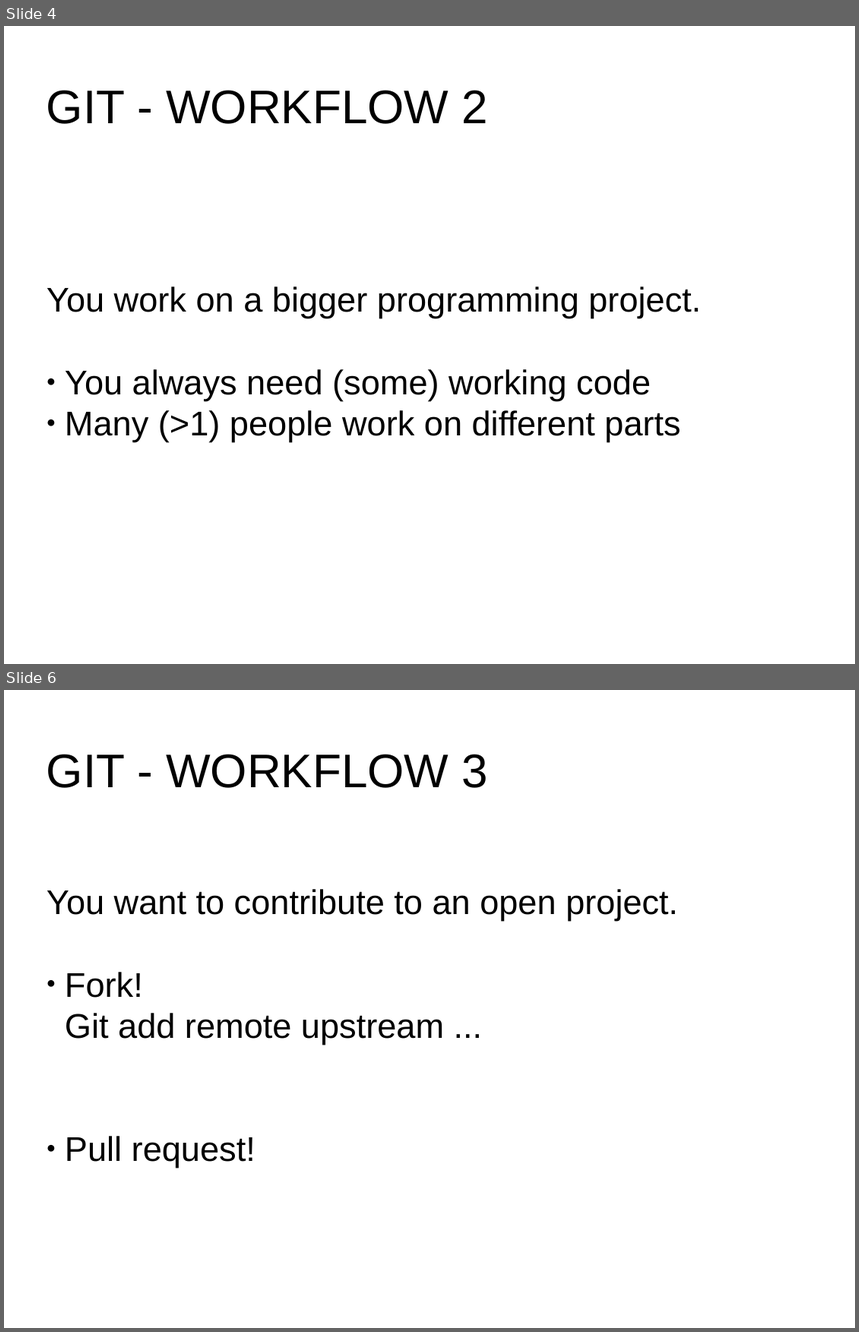
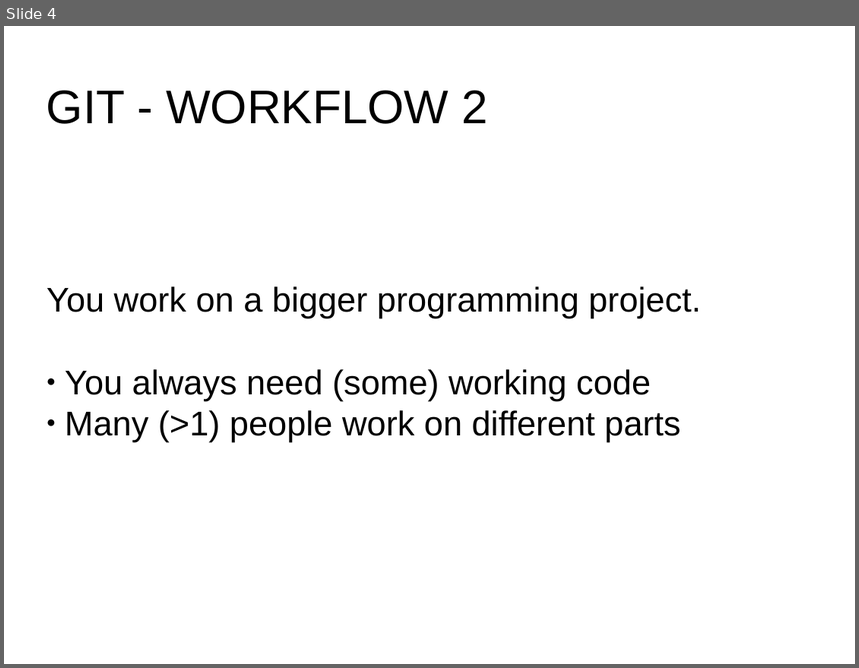
Before and after one commit to flosopher/gittalk, a slide deck: git.odp. Shown one above the other, each under a label of ours: slides 4 and 6 before the commit, slide 4 after it; the slides between them are not shown. The pictures are 859x1332 and 859x668 pixels, drawn with LibreOffice and Linux fonts; fonts in the diff are those of the drawing. Boxes give left, top, right and bottom in pixels: in the first picture for what was removed or moved away, otherwise in the second. Text is boxed around its words. In the diff, an @@ line names an element or a change of style, - is before the commit and + after.

```diff
--- a/git.odp
+++ b/git.odp
@@ slide 6 removed at (x1=4, y1=690, x2=855, y2=1328), background #FFFFFF @@
@@ title removed at (x1=47, y1=754, x2=489, y2=788) @@
-GIT - WORKFLOW 3
@@ subtitle removed at (x1=47, y1=889, x2=678, y2=1168) @@
-You want to contribute to an open project.
-● Fork!
-Git add remote upstream ...
-● Pull request!
```
Also in this commit, not shown: 1 slide changed, 3 other files.
